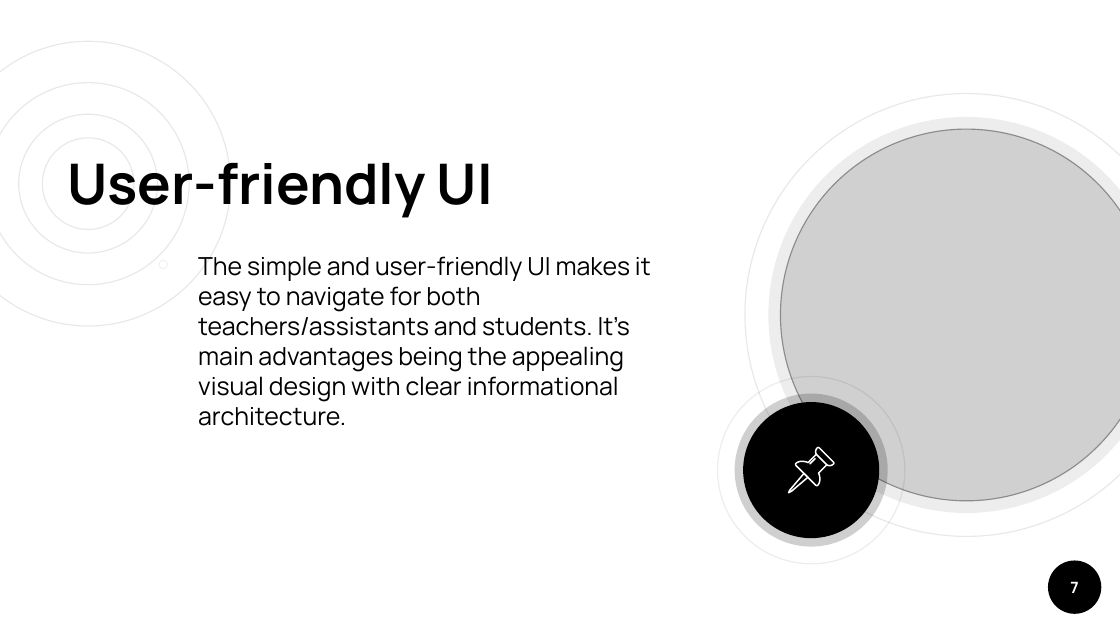
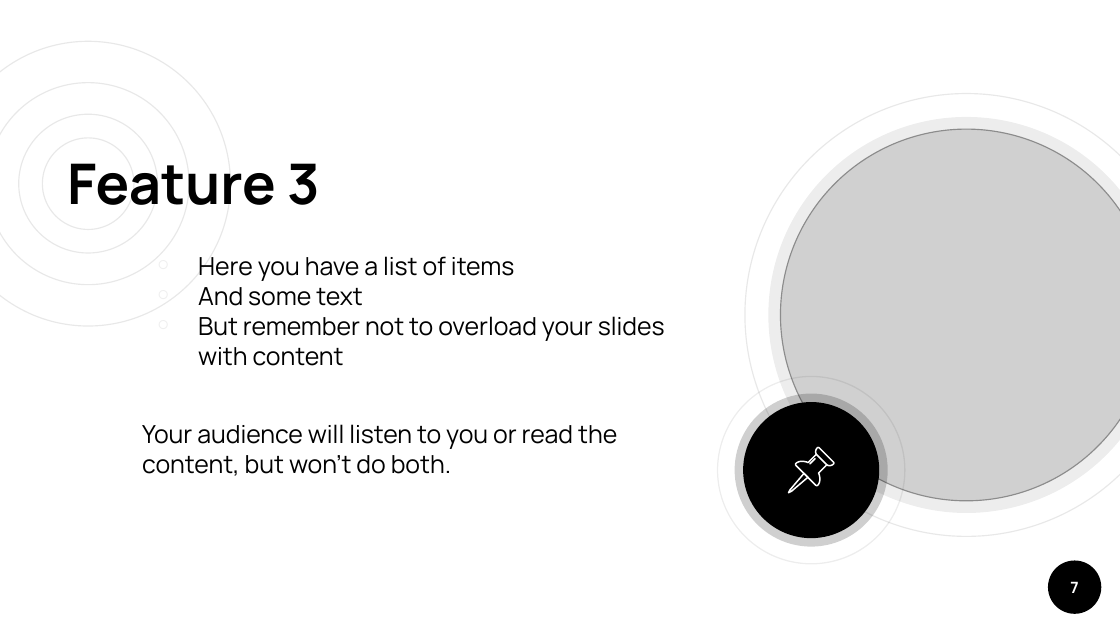
Before and after one commit to IsmaelZaidi/AskNow, a slide deck: slide 7 of docs/presentation/draft/AskNow - Draft Presentation.pptx. Drawn at 1120x630 pixels with LibreOffice and Linux fonts; fonts in the diff are those of the drawing; grey boxes stand for pictures. Boxes give left, top, right and bottom in pixels: in the first picture for what was removed or moved away, otherwise in the second. Text is boxed around its words. In the diff, an @@ line names an element or a change of style, - is before the commit and + after.

Commit message:
Revert "Added Luka's slide"
This reverts commit 499adfed4ac612e9e36dd1b88ed9419eabfca476.

```diff
--- a/docs/presentation/draft/AskNow - Draft Presentation.pptx
+++ b/docs/presentation/draft/AskNow - Draft Presentation.pptx
@@ title at [67,163,320,205]: text changed @@
-User-friendly UI
+Feature 3
@@ text at [142,256,665,476]: text changed @@
-￮ The simple and user-friendly UI makes it easy to navigate for both teachers/assistants and students. It’s main advantages being the appealing visual design with clear informational architecture.
+￮ Here you have a list of items
+￮ And some text
+￮ But remember not to overload your slides with content
+Your audience will listen to you or read the content, but won’t do both.
```
